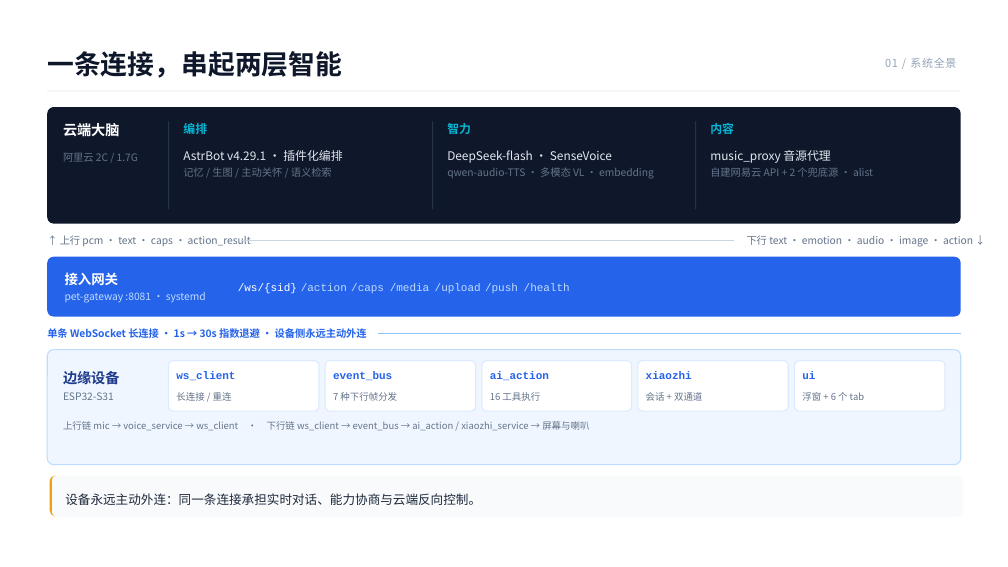
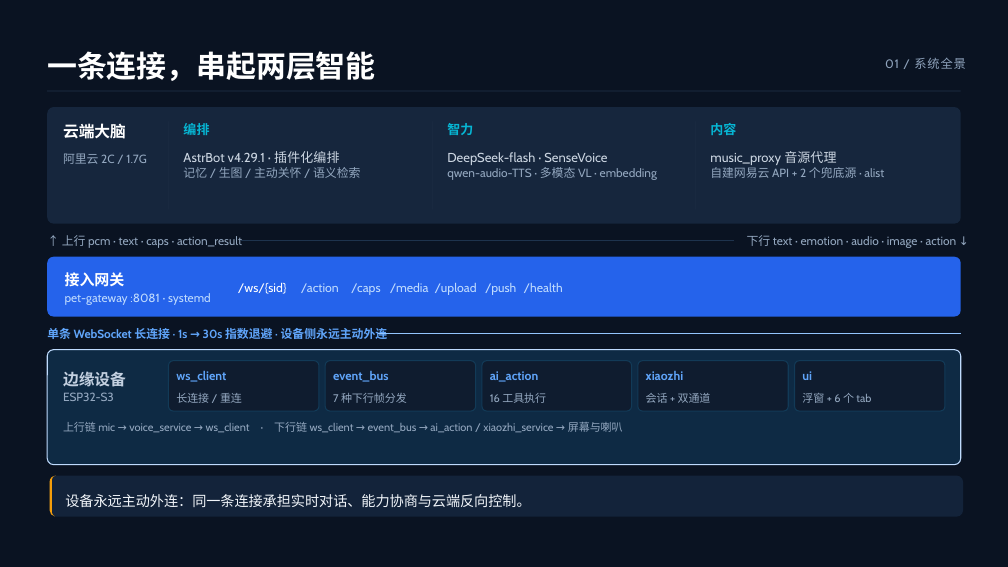
Before and after one commit to xkk6663/pet_companion, a slide deck: slide 6 of docs/汇报/桌宠伴侣技术汇报/桌宠伴侣技术汇报.pptx. Drawn at 1008x567 pixels with LibreOffice and Linux fonts; fonts in the diff are those of the drawing; background and template pictures are left out; a plain dark background stands for a picture behind light text. Boxes give left, top, right and bottom in pixels: in the first picture for what was removed or moved away, otherwise in the second. Text is boxed around its words. In the diff, an @@ line names an element or a change of style, - is before the commit and + after.

```diff
--- a/docs/汇报/桌宠伴侣技术汇报/桌宠伴侣技术汇报.pptx
+++ b/docs/汇报/桌宠伴侣技术汇报/桌宠伴侣技术汇报.pptx
@@ background #FFFFFF to picture (left out) @@
@@ rectangle added at box(0, 0, 1008, 567), fill #0A1322 @@
@@ text "一条连接，串起两层智能" at box(47, 51, 376, 81): size 25.5 to 28.5 pt, font Noto Sans CJK SC to Cabin, text colour #0F172A to #FFFFFF @@
@@ text "01 / 系统全景" at box(885, 58, 966, 69): size 10.5 to 11.7 pt, font Noto Sans CJK SC to Cabin, text colour #94A3B8 to #8FA3BC @@
@@ rectangle at box(47, 91, 960, 91): fill #E2E8F0 to #22334B @@
@@ rounded rectangle at box(47, 107, 960, 224): fill #0F172A to #16263D @@
@@ text "云端大脑" at box(63, 123, 126, 139): size 13.5 to 15 pt, font Noto Sans CJK SC to Cabin @@
@@ fill #334155 to #1B2C42 in 3 elements at box(169, 121, 169, 209), box(433, 121, 433, 209), box(696, 121, 696, 209) @@
@@ size 11.2 to 12.4 pt, font Noto Sans CJK SC to Cabin in 3 elements at box(183, 123, 209, 135), box(447, 123, 473, 135), box(710, 123, 736, 135) @@
@@ size 11.2 to 12.4 pt, font Noto Sans CJK SC to Cabin, text colour #E2E8F0 to #CBD5E1 in 3 elements at box(183, 151, 339, 163), box(447, 152, 607, 165), box(710, 151, 836, 165) @@
@@ size 9.8 to 11.2 pt, font Noto Sans CJK SC to Cabin, text colour #64748B to #93A7BF in 6 elements at box(63, 153, 146, 164), box(183, 167, 360, 178), box(447, 167, 657, 180), box(710, 167, 884, 178), box(62, 235, 242, 248), box(747, 235, 957, 248) @@
@@ freeform shape at box(241, 240, 734, 241): fill #CBD5E1 to #1E334D @@
@@ text "接入网关" at box(65, 272, 125, 287): size 12.8 to 14.2 pt, font Noto Sans CJK SC to Cabin @@
@@ text "pet-gateway :8081 · systemd" at box(65, 293, 211, 305): size 9.8 to 11.2 pt, font Noto Sans CJK SC to Cabin @@
@@ size 10.5 to 11.7 pt, font Courier New to Cabin in 7 elements at box(238, 282, 287, 294), box(301, 283, 339, 293), box(351, 283, 381, 295), box(390, 283, 429, 293), box(435, 283, 477, 295), box(485, 283, 516, 295), box(524, 283, 563, 293) @@
@@ text "单条 WebSocket 长连接 · 1s ..." at box(47, 326, 388, 342): size 9.8 to 11.2 pt, font Noto Sans CJK SC to Cabin, text colour #2563EB to #60A5FA @@
@@ rounded rectangle at box(47, 349, 960, 464): fill #EFF6FF to #0E2A44 @@
@@ text "边缘设备" at box(63, 372, 126, 387): size 13.5 to 15 pt, font Noto Sans CJK SC to Cabin, text colour #1E3A8A to #C3D0E0 @@
@@ fill #FFFFFF to #0F1C2F; outline #DBEAFE 1 pt to #123A57 1 pt in 5 elements at box(169, 361, 319, 411), box(325, 361, 476, 411), box(482, 361, 632, 411), box(638, 361, 789, 411), box(795, 361, 945, 411) @@
@@ size 10.5 to 11.7 pt, font Courier New to Cabin, text colour #2563EB to #60A5FA in 5 elements at box(176, 370, 226, 382), box(333, 371, 389, 382), box(490, 371, 539, 382), box(646, 371, 684, 380), box(802, 371, 812, 380) @@
@@ text at box(63, 392, 114, 401): text changed; size 9.8 to 11.2 pt; font Noto Sans CJK SC to Cabin; text colour #64748B to #93A7BF @@
-ESP32-S31
+ESP32-S3
@@ size 9 to 10.5 pt, font Noto Sans CJK SC to Cabin, text colour #64748B to #93A7BF in 6 elements at box(176, 393, 242, 403), box(333, 393, 407, 403), box(490, 393, 546, 403), box(646, 393, 711, 403), box(802, 393, 871, 403), box(63, 422, 623, 433) @@
@@ rounded rectangle at box(50, 476, 963, 516): fill #F8FAFC to #13233A @@
@@ text "设备永远主动外连：同一条连接承担实时对话、能力协商与云端反向控制。" at box(65, 494, 530, 507): size 12 to 13.5 pt, font Noto Sans CJK SC to Cabin, text colour #1E293B to #F1F5F9 @@
```
Also in this commit, not shown: 15 other slides changed, 13 slides added, 11 other files.
